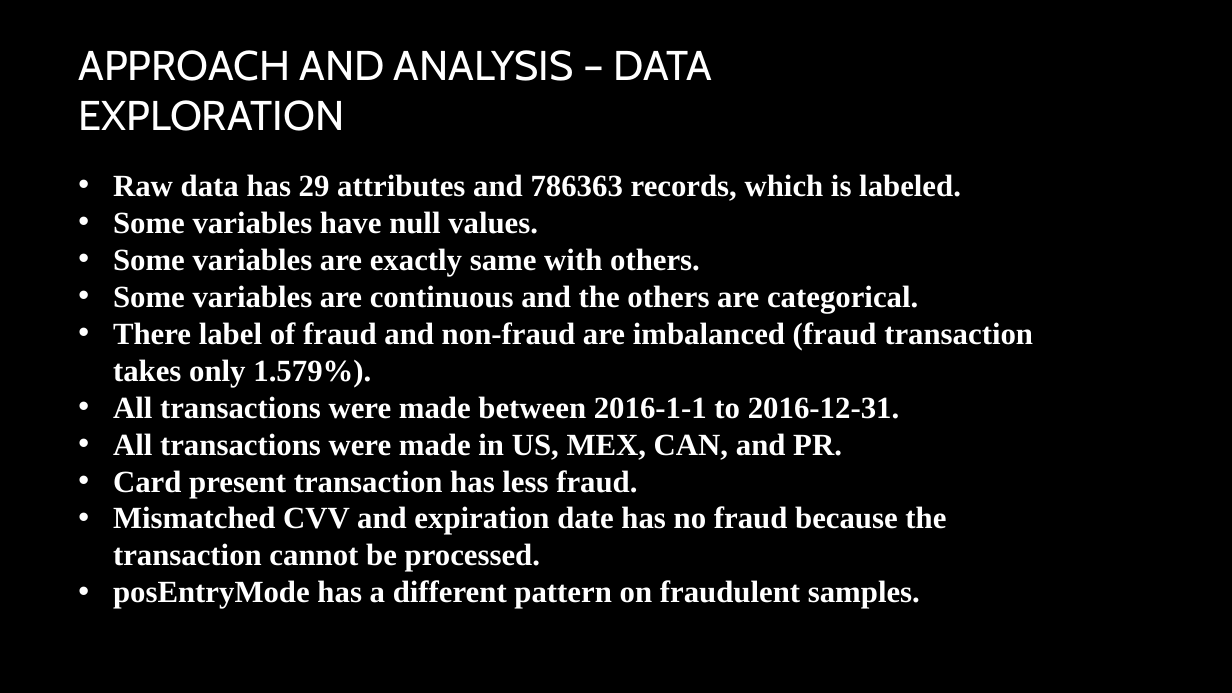
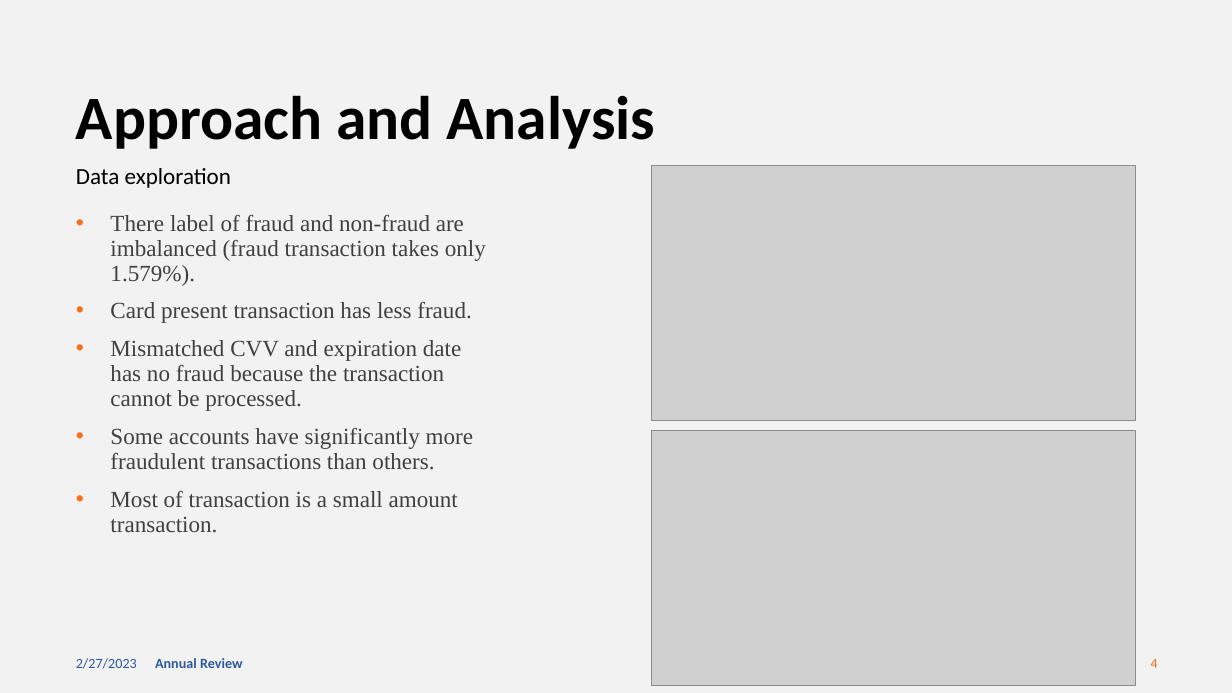
Before and after one commit to zhangjunzhe8868/Kaggle-FraudDetection, a slide deck: slide 4 of reports/Data Challenge – Fraud detection.pptx. Drawn at 1232x693 pixels with LibreOffice and Linux fonts; fonts in the diff are those of the drawing; grey boxes stand for pictures; background and template pictures are left out. Boxes give left, top, right and bottom in pixels: in the first picture for what was removed or moved away, otherwise in the second. Text is boxed around its words. In the diff, an @@ line names an element or a change of style, - is before the commit and + after.

```diff
--- a/reports/Data Challenge – Fraud detection.pptx
+++ b/reports/Data Challenge – Fraud detection.pptx
@@ background picture (left out) to #F2F2F2 @@
@@ title "Approach and Analysis" at [76, 95, 656, 149]: vertical alignment middle to top @@
@@ title at [76, 95, 656, 149]: text changed; size 32.4 to 48 pt; font Cabin to Calibri; text colour #FFFFFF to #000000; bold on @@
-APPROACH AND ANALYSIS – DATA EXPLORATION
+Approach and Analysis
@@ text added at [76, 168, 231, 188], 18 pt, text #000000 @@
+Data exploration
@@ text removed at [113, 174, 1033, 608] @@
-• Raw data has 29 attributes and 786363 records, which is labeled.
-• Some variables have null values.
-• Some variables are exactly same with others.
-• Some variables are continuous and the others are categorical.
-• There label of fraud and non-fraud are imbalanced (fraud transaction takes only 1.579%).
-• All transactions were made between 2016-1-1 to 2016-12-31.
-• All transactions were made in US, MEX, CAN, and PR.
-• Card present transaction has less fraud.
-• Mismatched CVV and expiration date has no fraud because the transaction cannot be processed.
-• posEntryMode has a different pattern on fraudulent samples.
@@ picture added at [652, 165, 1136, 421] @@
@@ text added at [110, 215, 486, 533], 18 pt, text #404040 @@
+• There label of fraud and non-fraud are imbalanced (fraud transaction takes only 1.579%).
+• Card present transaction has less fraud.
+• Mismatched CVV and expiration date has no fraud because the transaction cannot be processed.
+• Some accounts have significantly more fraudulent transactions than others.
+• Most of transaction is a small amount transaction.
@@ picture added at [652, 431, 1136, 686] @@
@@ text added at [76, 658, 137, 669], 11 pt, text #2C599D @@
+2/27/2023
@@ text added at [155, 658, 243, 668], 11 pt, text #2C599D, bold @@
+Annual Review
@@ page number added at [1151, 659, 1158, 668], 11 pt, text #FA6F1A @@
+4
```
Also in this commit, not shown: 5 other slides changed, 3 slides added, 6 slides removed, 2 other files.
